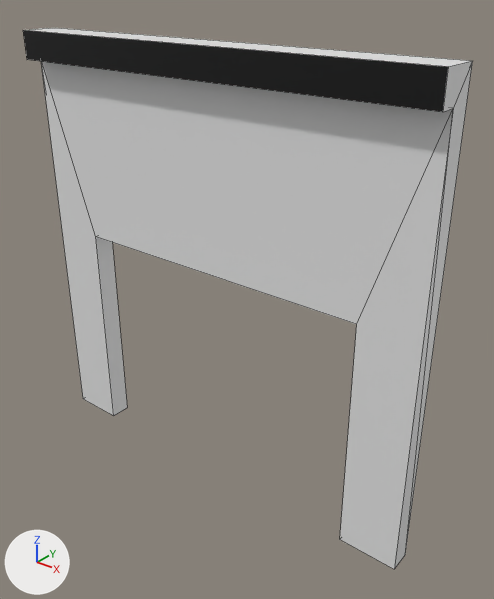
The FBX model Assets/Assets/Walls/FBX/Entrance_WallSlidingDoor.fbx, before and after one commit.
One viewpoint serves both versions: a 50 mm lens placed at (5.64, -4.11, 4.5), pointed at (2.28, 0.09, 1.9). Lighting does not change. The marker at lower left points along +X, +Y and +Z. Mesh edges are drawn as thin lines. Where no turn or scale is listed for an object, it has been applied to the vertices.

In view in the first picture: 'Entrance_WallSlidingDoor'.
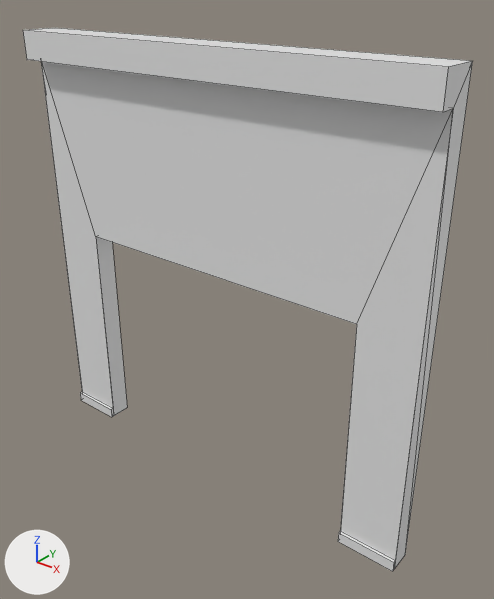
Changed parts and their boxes (x1, y1, x2, y2) in the pictures (494 x 599 px):
'Entrance_WallSlidingDoor', reshaped: before (23, 28, 473, 569); after (23, 28, 473, 571)
part 1 of me_cube_030, built on: before (41, 61, 453, 569); after (41, 61, 453, 571)
part 2 of me_cube_030, recoloured (black to white): (23, 30, 448, 112) in both

Diff of the bpy script that builds the scene:
```diff
--- a/Assets/Assets/Walls/FBX/Entrance_WallSlidingDoor.fbx.py
+++ b/Assets/Assets/Walls/FBX/Entrance_WallSlidingDoor.fbx.py
@@ mat_m_wall2 @@
+mat_m_wall2 = principled_material('M_Wall2')
+mat_m_wall2.base_color = (0.8, 0.8, 0.8)  # white #e7e7e7
@@ mat_m_wall @@
+mat_m_wall = principled_material('M_Wall')
+mat_m_wall.base_color = (0.8, 0.8, 0.8)  # white #e7e7e7
@@ me_cube_030 @@
 # used by ob_entrance_wallslidingdoor; location = (0.0, 0.0, 0.0)
-me_cube_030.from_pydata(...)  # 20 vertices, 20 faces; spans x 0.0..4.0, y -0.25..0.1, z 0.0..4.0
+me_cube_030.from_pydata(...)  # 32 vertices, 30 faces; spans x 0.0..4.0, y -0.25..0.1, z 0.0..4.0
+# me_cube_030 part 1
+# 2 faces are deleted
+# 12 vertices are added at x 0.0..4.0, y -0.13..-0.1, z 0.0..0.1
+# 2 new faces join them, mat_m_wall (white #e7e7e7)
+# 10 new faces join them, mat_m_concrete (white #e7e7e7)
+# me_cube_030 part 2: 2 faces spanning x 0.0..4.0, y -0.25..-0.1, z 3.75..4.0 switch from mat_m_black (black #000000) to mat_m_concrete (white #e7e7e7)
+me_cube_030.materials.append(mat_m_wall)  # white #e7e7e7
+me_cube_030.materials.append(mat_m_wall2)  # white #e7e7e7
```
